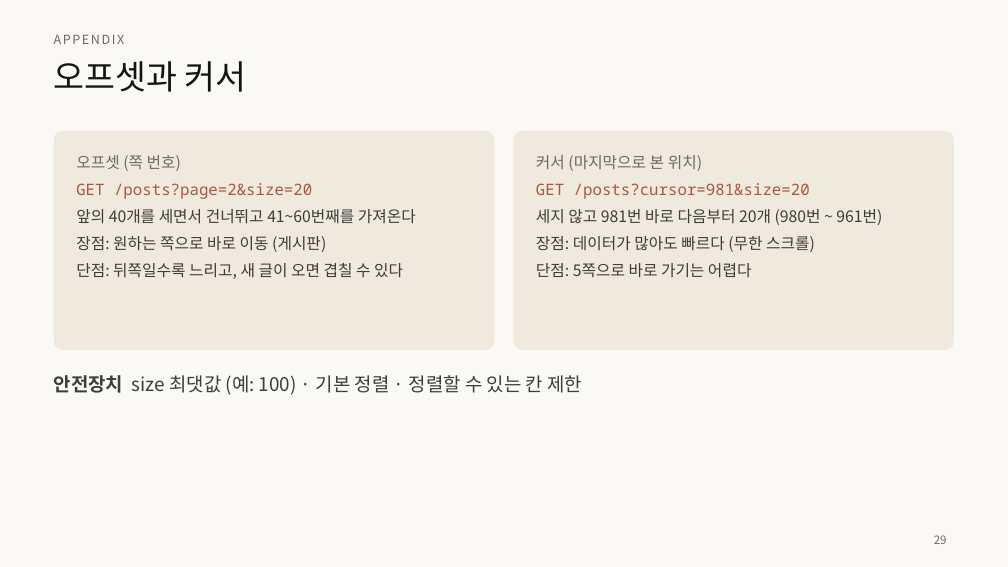
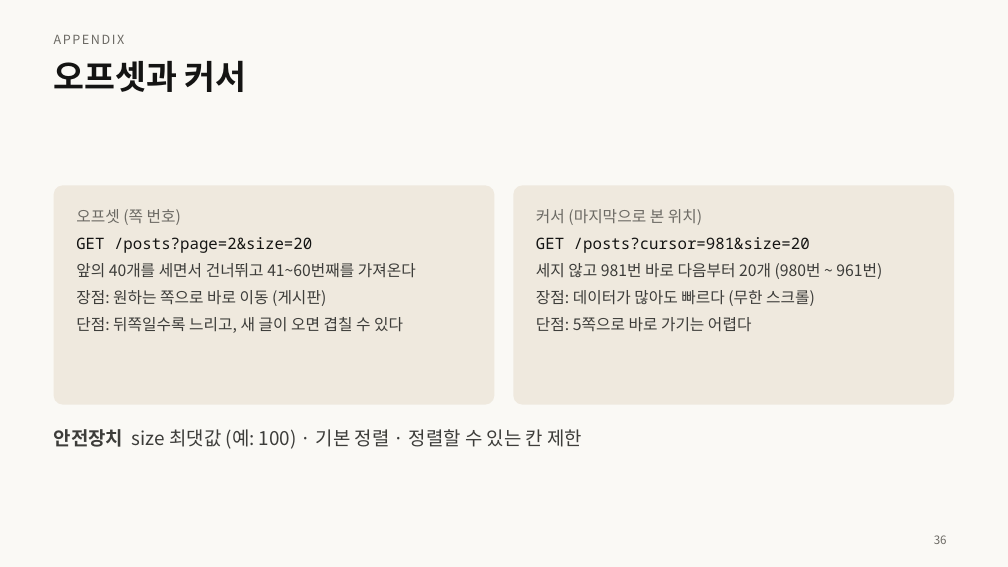
Before and after one commit to home-blog/docs-RESTful, a slide deck: slide 36 of 발표/RESTful-API-설계.pptx (slide 29 before the commit). Drawn at 1008x567 pixels with LibreOffice and Linux fonts; fonts in the diff are those of the drawing. Boxes give left, top, right and bottom in pixels: in the first picture for what was removed or moved away, otherwise in the second. Text is boxed around its words. In the diff, an @@ line names an element or a change of style, - is before the commit and + after.

```diff
--- a/발표/RESTful-API-설계.pptx
+++ b/발표/RESTful-API-설계.pptx
@@ title "오프셋과 커서" at [54, 60, 247, 92]: bold on @@
@@ 3 texts, 2 rounded rectangles: place and size @@
-3 texts, 2 rounded rectangles at [54, 131, 954, 395]
+3 texts, 2 rounded rectangles at [54, 185, 954, 449]
@@ text at [76, 237, 312, 253]: text colour #A9583E to #141413 in "GET /posts?page=2&size=20" @@
@@ text at [536, 237, 810, 253]: text colour #A9583E to #141413 in "GET /posts?cursor=981&size=20" @@
@@ page number at [934, 535, 947, 544]: text changed @@
-29
+36
```
Also in this commit, not shown: 32 other slides changed, 8 slides added, 1 slide removed, 10 other files.
